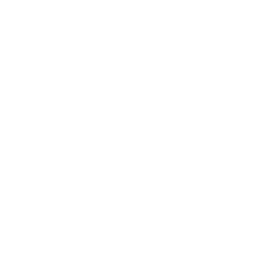
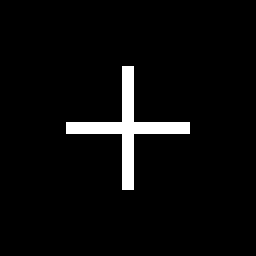
Two versions of the same layered image (256px x 256px). Layer-by-layer changes:
added layer "Forme 1" above "Rectangle 5" over [66, 66, 190, 190]
hid "Rectangle 5" over [70, 118, 186, 138]
hid "Rectangle 4" over [118, 70, 138, 186]
added layer "Calque 2" over [0, 0, 256, 256]
